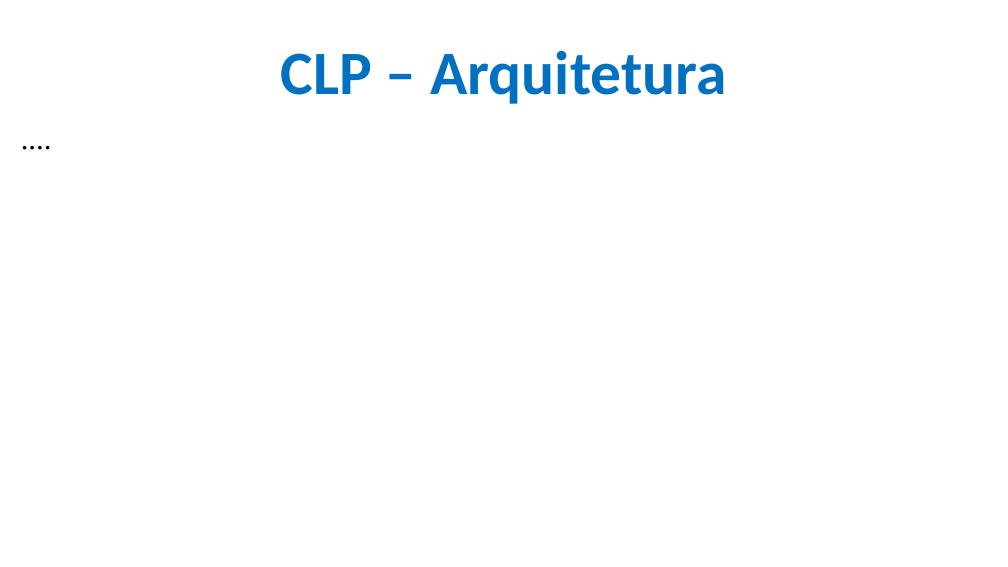
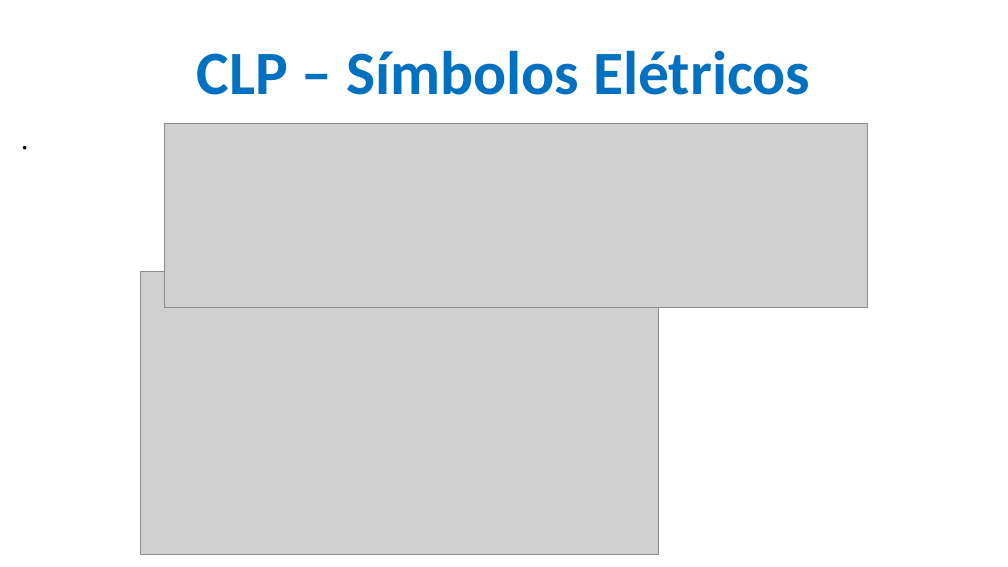
Before and after one commit to CloudEducationBrazil/WydenUniRuyControladoresLogicosProgCLP, a slide deck: slide 5 of 01 Classes/Aula3 - CLP - Programação - Linguagem LADER.pptx (slide 3 before the commit). Drawn at 1008x567 pixels with LibreOffice and Linux fonts; fonts in the diff are those of the drawing; grey boxes stand for pictures; background and template pictures are left out. Boxes give left, top, right and bottom in pixels: in the first picture for what was removed or moved away, otherwise in the second. Text is boxed around its words. In the diff, an @@ line names an element or a change of style, - is before the commit and + after.

```diff
--- a/01 Classes/Aula3 - CLP - Programação - Linguagem LADER.pptx
+++ b/01 Classes/Aula3 - CLP - Programação - Linguagem LADER.pptx
@@ title at (x1=196, y1=50, x2=810, y2=95): text changed @@
-CLP – Arquitetura
+CLP – Símbolos Elétricos
@@ text at (x1=16, y1=114, x2=993, y2=554): text changed @@
-....
+.
@@ picture added at (x1=164, y1=123, x2=867, y2=307) @@
@@ picture added at (x1=141, y1=272, x2=659, y2=554) @@
```
Also in this commit, not shown: 5 other slides changed, 32 slides added, 11 other files.
